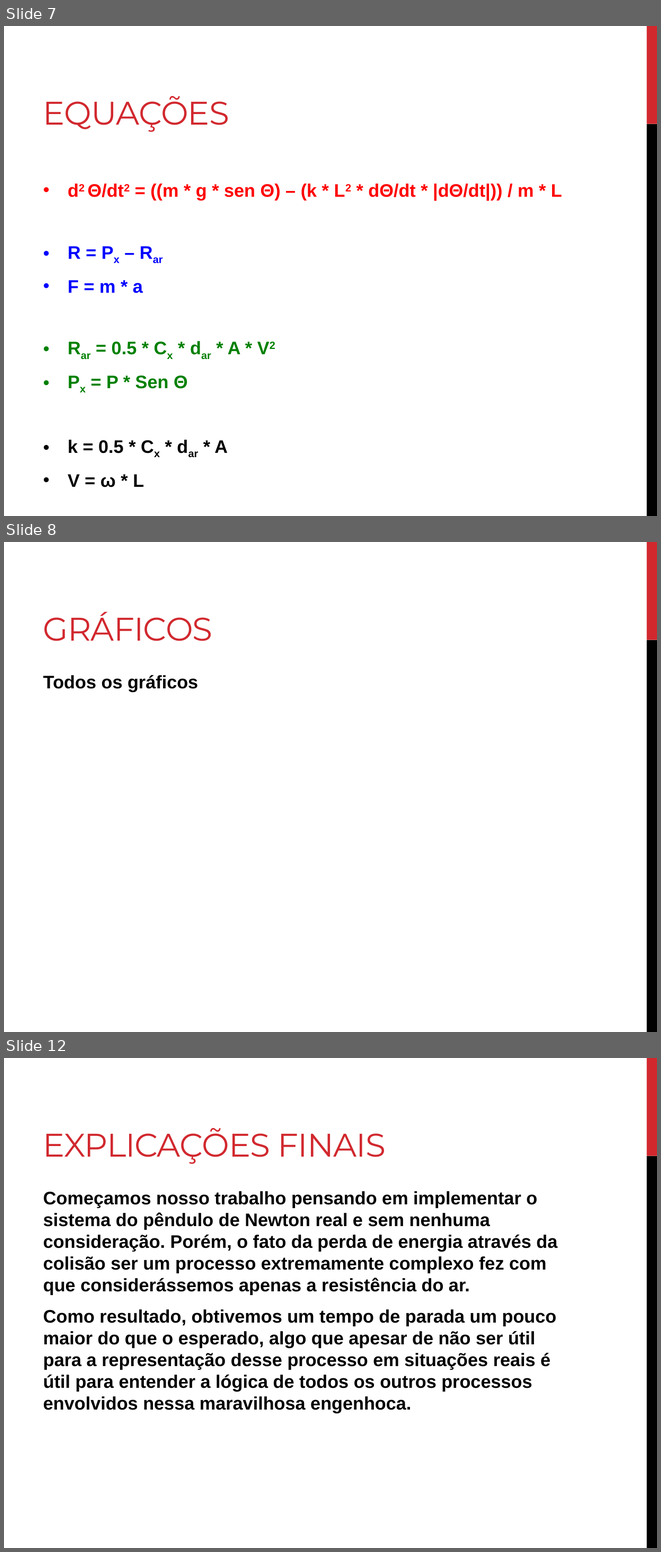
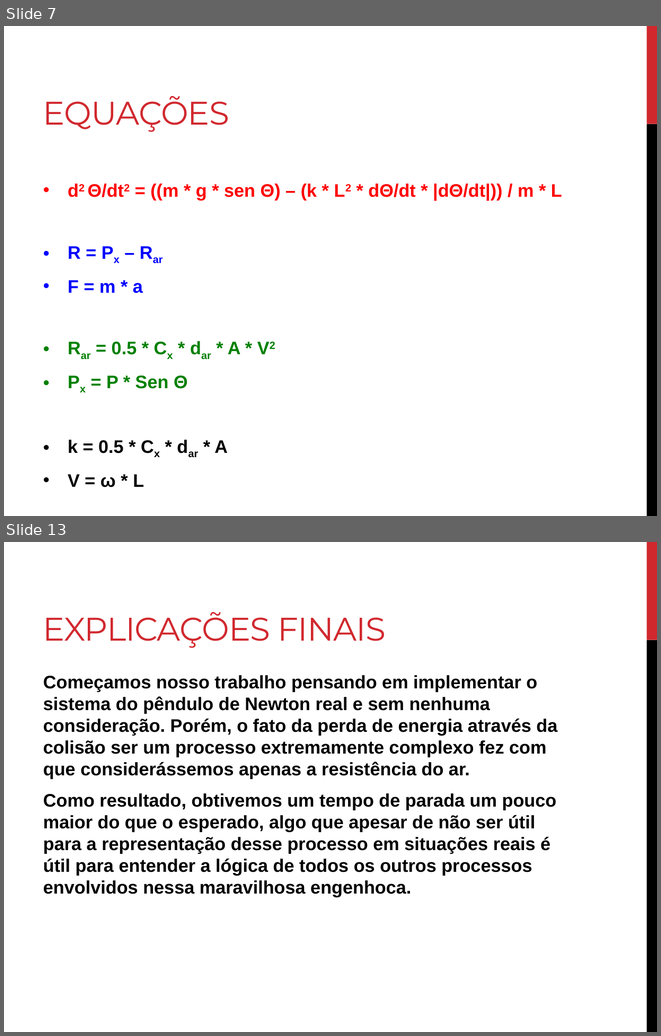
Before and after one commit to thegentil/Projeto_ModSim, a slide deck: Apresentação Final.pptx. Shown one above the other, each under a label of ours: slides 7, 8 and 12 before the commit, slides 7 and 13 after it; the slides between them are not shown. The pictures are 661x1552 and 661x1036 pixels, drawn with LibreOffice and Linux fonts; fonts in the diff are those of the drawing. Boxes give left, top, right and bottom in pixels: in the first picture for what was removed or moved away, otherwise in the second. Text is boxed around its words. In the diff, an @@ line names an element or a change of style, - is before the commit and + after.

```diff
--- a/Apresentação Final.pptx
+++ b/Apresentação Final.pptx
@@ slide 8 removed at <box>4,542,657,1032</box>, background #FFFFFF; not listed: 2 template elements that a slide beside it also shows @@
@@ title removed at <box>43,611,213,641</box> @@
-GRÁFICOS
@@ text removed at <box>43,675,198,692</box> @@
-Todos os gráficos
@@ what was slide 12 is now slide 13 @@
```
Also in this commit, not shown: 3 slides changed, 2 slides added.
